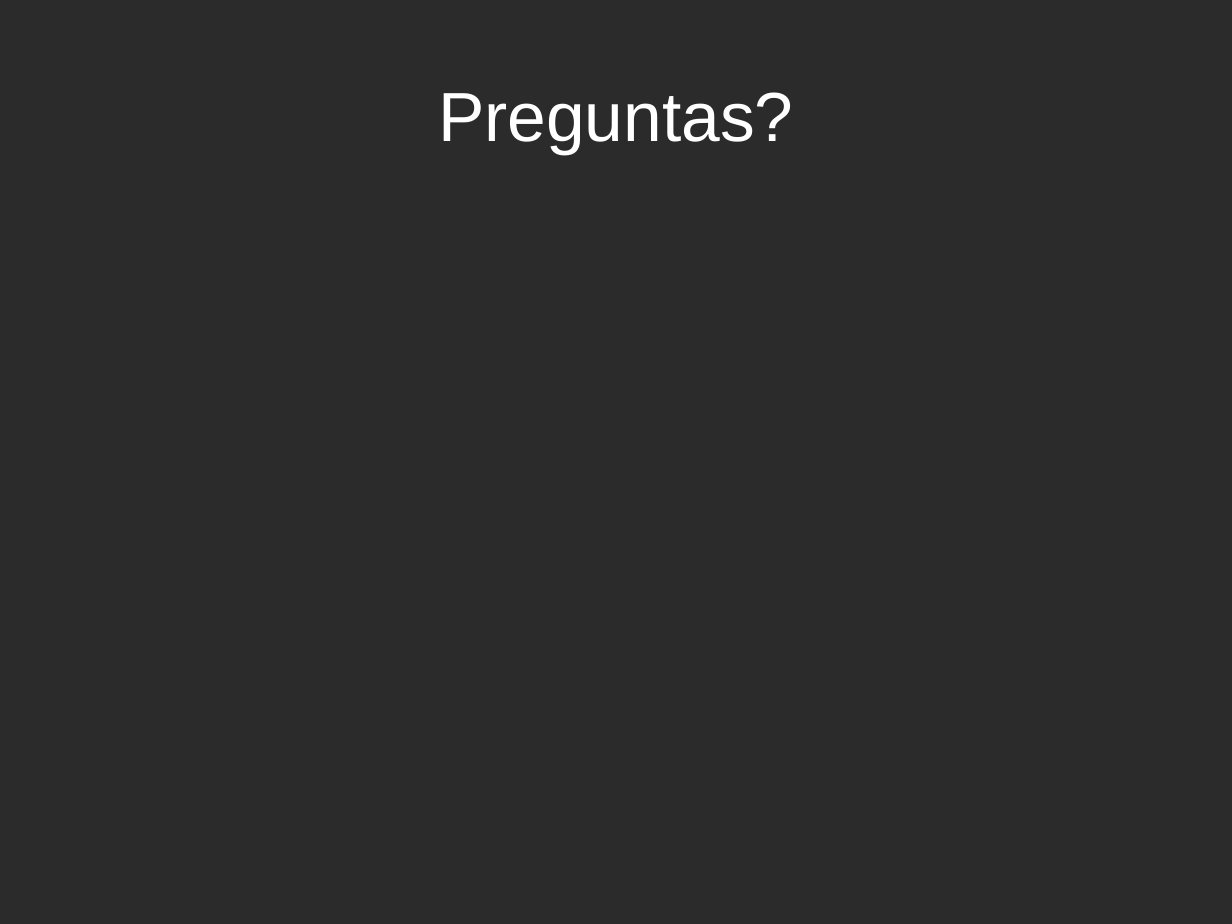
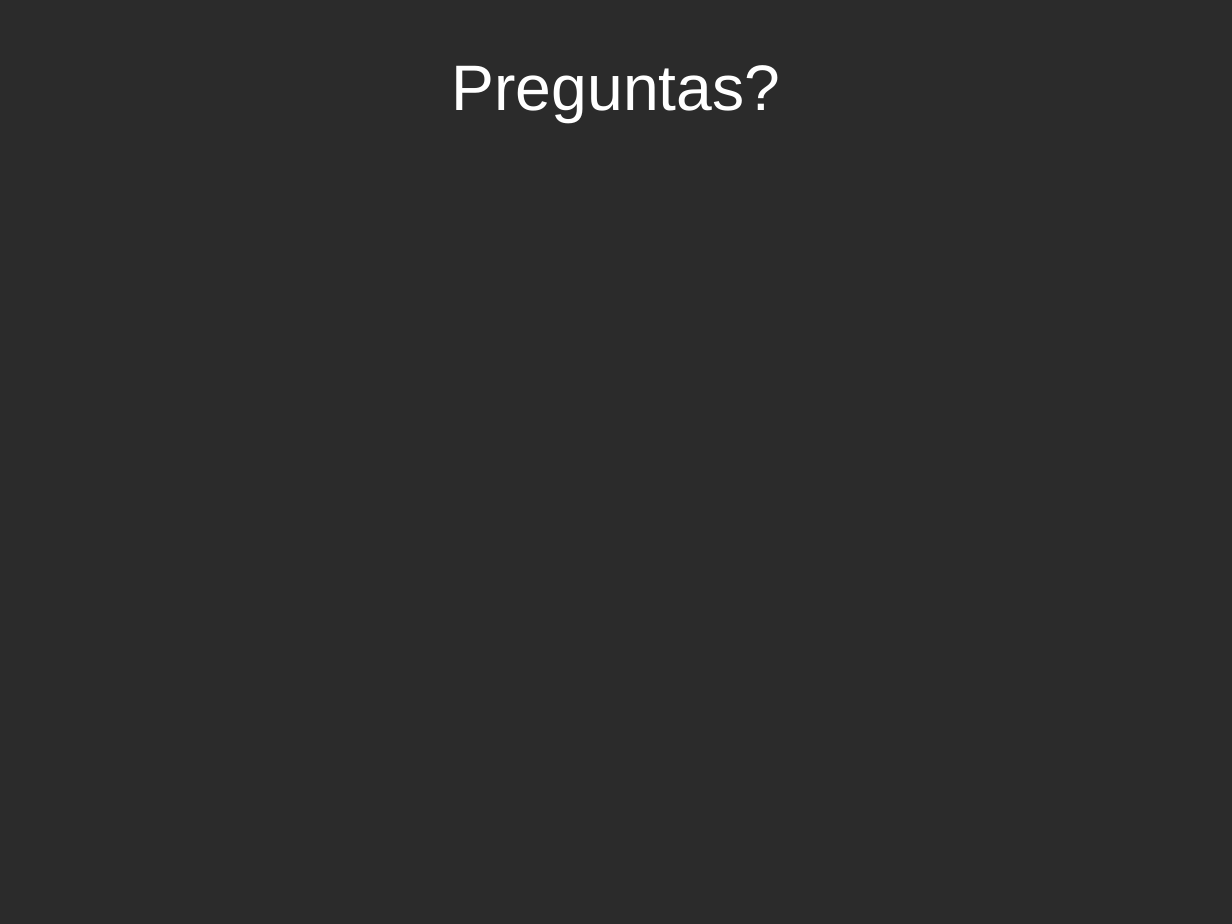
Before and after one commit to ja-mf/cacho, a slide deck: slide 17 of informe/pptmulti.odp (slide 16 before the commit). Drawn at 1232x924 pixels with LibreOffice and Linux fonts; fonts in the diff are those of the drawing; background and template pictures are left out; a plain dark background stands for a picture behind light text. Boxes give left, top, right and bottom in pixels: in the first picture for what was removed or moved away, otherwise in the second. Text is boxed around its words. In the diff, an @@ line names an element or a change of style, - is before the commit and + after.

```diff
--- a/informe/pptmulti.odp
+++ b/informe/pptmulti.odp
@@ title "Preguntas?" at bbox=[452, 65, 781, 123]: size 44.8 to 41.4 pt @@
```
Also in this commit, not shown: 14 other slides changed, 3 slides added, 1 slide removed, 20 other files.
